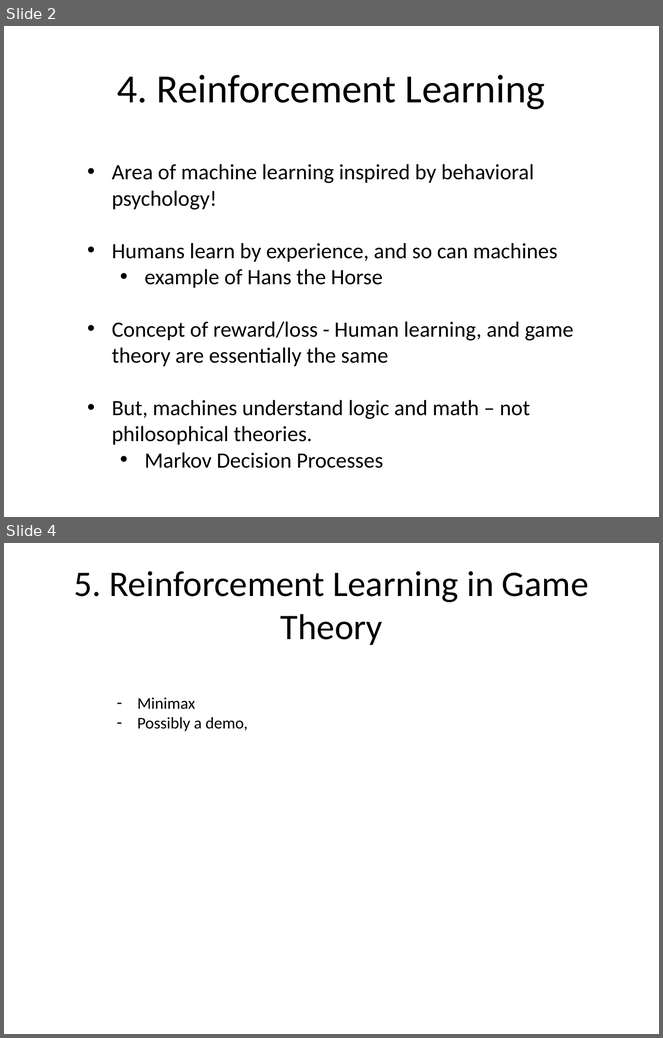
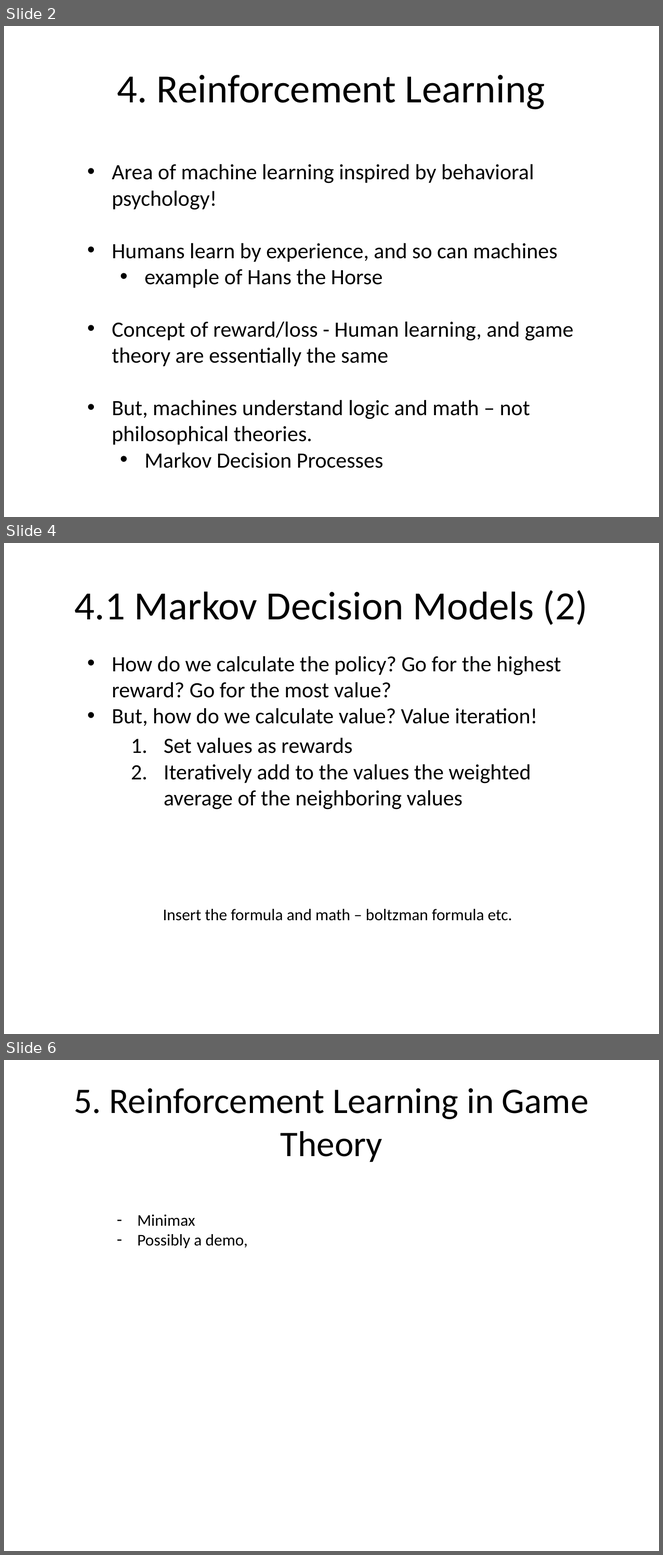
Before and after one commit to talhajansari/dermalink, a slide deck: FRONT_END/logo_lab/FINAL_presentation.pptx. Shown one above the other, each under a label of ours: slides 2 and 4 before the commit, slides 2, 4 and 6 after it; the slides between them are not shown. The pictures are 663x1038 and 663x1555 pixels, drawn with LibreOffice and Linux fonts; fonts in the diff are those of the drawing. Boxes give left, top, right and bottom in pixels: in the first picture for what was removed or moved away, otherwise in the second. Text is boxed around its words. In the diff, an @@ line names an element or a change of style, - is before the commit and + after.

```diff
--- a/FRONT_END/logo_lab/FINAL_presentation.pptx
+++ b/FRONT_END/logo_lab/FINAL_presentation.pptx
@@ slide 4 added at (x1=4, y1=543, x2=659, y2=1034), background #FFFFFF @@
@@ title added at (x1=75, y1=590, x2=588, y2=625), 44 pt, text #000000 @@
+4.1 Markov Decision Models (2)
@@ text added at (x1=112, y1=656, x2=561, y2=726), 24 pt, text #000000 @@
+• How do we calculate the policy? Go for the highest reward? Go for the most value?
+• But, how do we calculate value? Value iteration!
@@ text added at (x1=164, y1=737, x2=531, y2=810), 24 pt, text #000000 @@
+  1. Set values as rewards
+  2. Iteratively add to the values the weighted average of the neighboring values
@@ text added at (x1=163, y1=909, x2=513, y2=921), 18 pt, text #000000 @@
+Insert the formula and math – boltzman formula etc.
@@ what was slide 4 is now slide 6 @@
```
Also in this commit, not shown: 1 slide changed, 1 other slide added, 4 other files.
